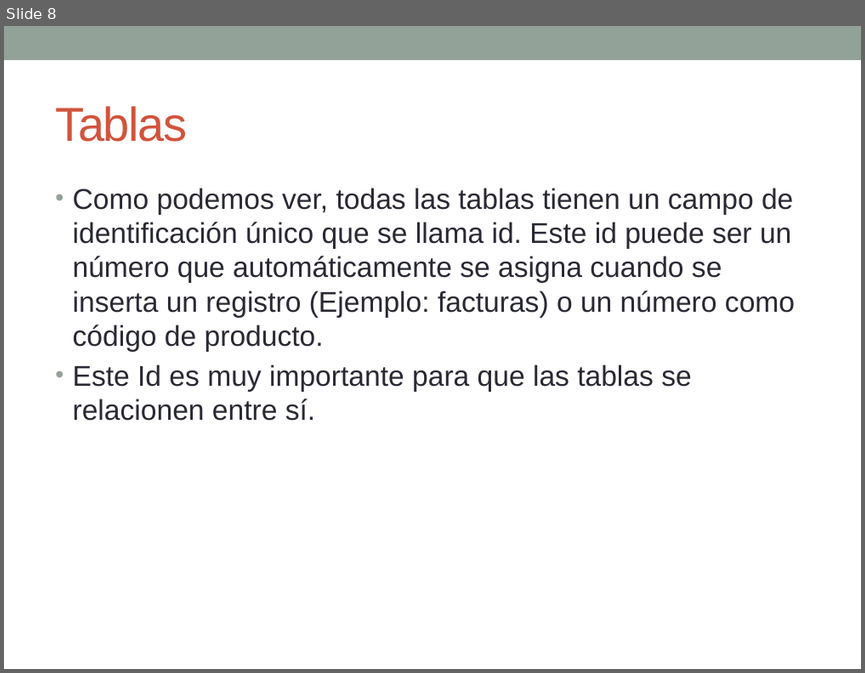
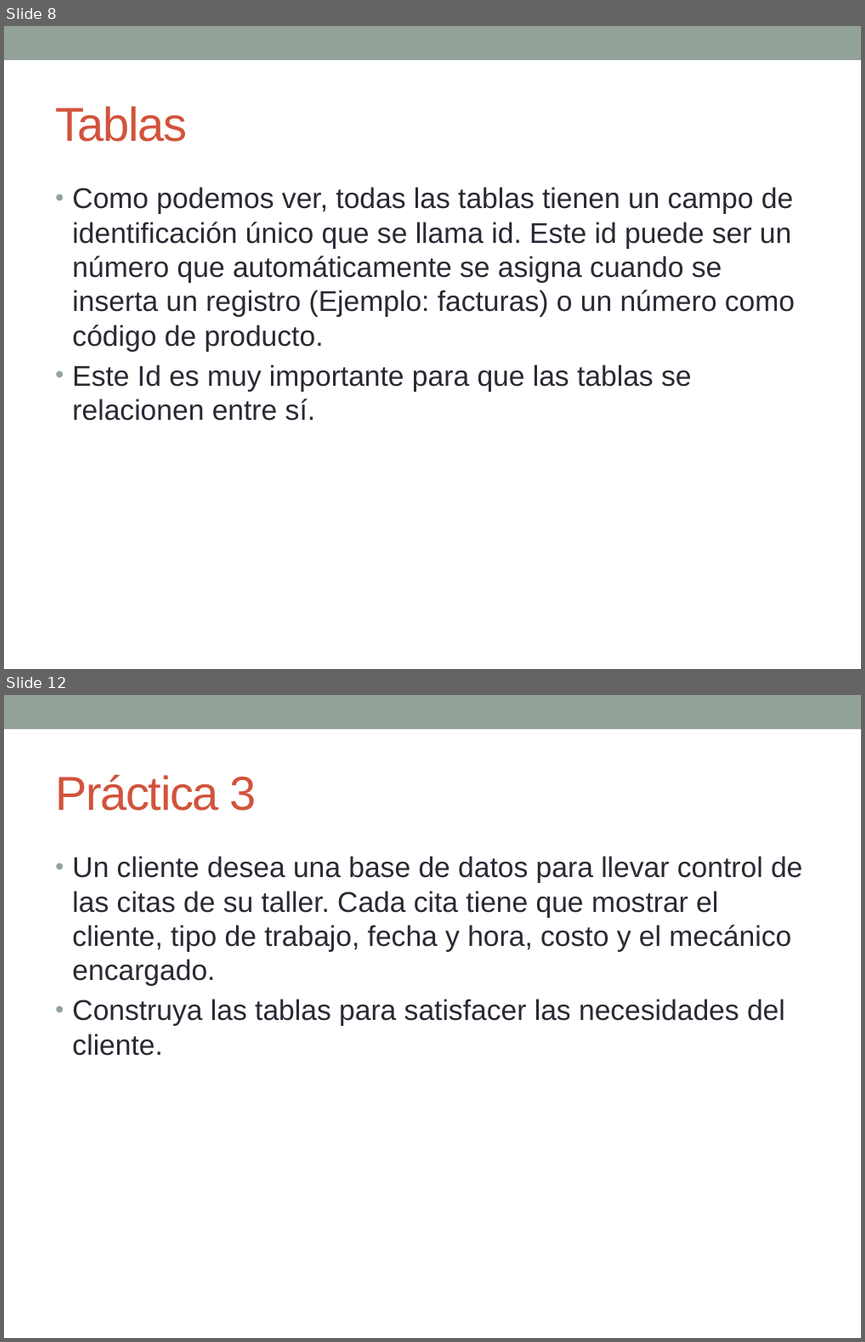
Before and after one commit to esolorzanob/bases_UPI, a slide deck: Semana 1-3.pptx. Shown one above the other, each under a label of ours: slide 8 before the commit, slides 8 and 12 after it; the slides between them are not shown. The pictures are 865x673 and 865x1342 pixels, drawn with LibreOffice and Linux fonts; fonts in the diff are those of the drawing. Boxes give left, top, right and bottom in pixels: in the first picture for what was removed or moved away, otherwise in the second. Text is boxed around its words. In the diff, an @@ line names an element or a change of style, - is before the commit and + after.

Commit message:
actualizada presentacion para semana 2

```diff
--- a/Semana 1-3.pptx
+++ b/Semana 1-3.pptx
@@ slide 12 added at (4,695,861,1338), background #FFFFFF; not listed: 1 template element that a slide beside it also shows @@
@@ text added at (55,774,256,811), 40 pt, text #D2533C @@
+Práctica 3
@@ text added at (72,856,802,1055), 24 pt, text #292934 @@
+• Un cliente desea una base de datos para llevar control de las citas de su taller. Cada cita tiene que mostrar el cliente, tipo de trabajo, fecha y hora, costo y el mecánico encargado.
+• Construya las tablas para satisfacer las necesidades del cliente.
```
Also in this commit, not shown: 5 other slides added.
